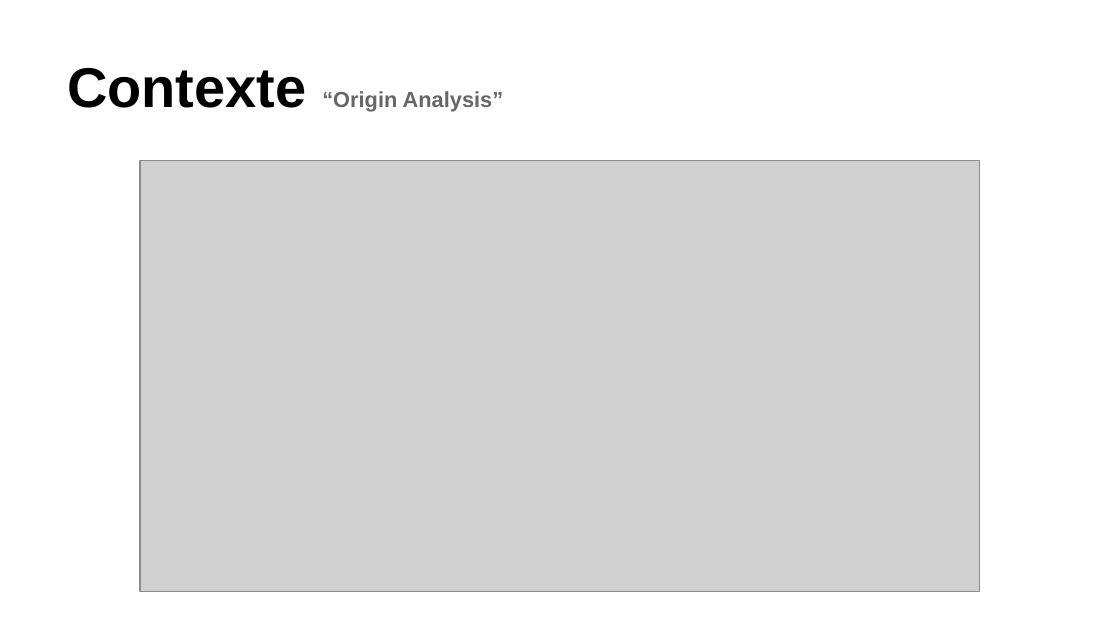
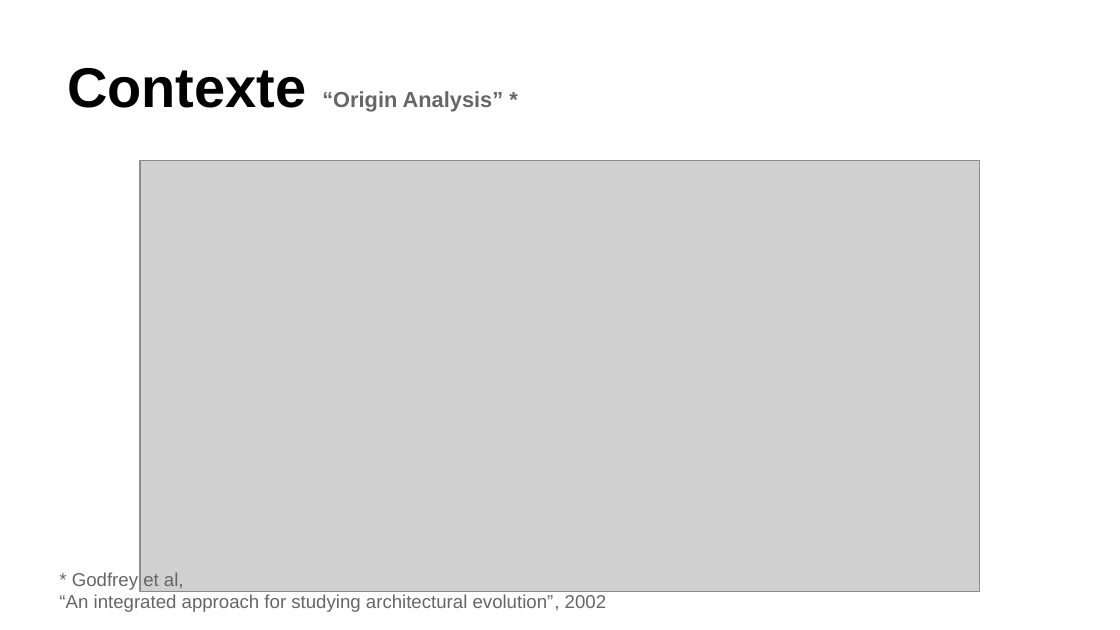
Before and after one commit to stonesong/Stage, a slide deck: slide 10 of presentation/presStageM2.pptx (slide 8 before the commit). Drawn at 1120x630 pixels with LibreOffice and Linux fonts; fonts in the diff are those of the drawing; grey boxes stand for pictures. Boxes give left, top, right and bottom in pixels: in the first picture for what was removed or moved away, otherwise in the second. Text is boxed around its words. In the diff, an @@ line names an element or a change of style, - is before the commit and + after.

```diff
--- a/presentation/presStageM2.pptx
+++ b/presentation/presStageM2.pptx
@@ text added at [59, 572, 606, 612], 12 pt, text #666666 @@
+* Godfrey et al,
+“An integrated approach for studying architectural evolution”, 2002
```
Also in this commit, not shown: 1 other slide changed, 3 slides added, 1 other file.
